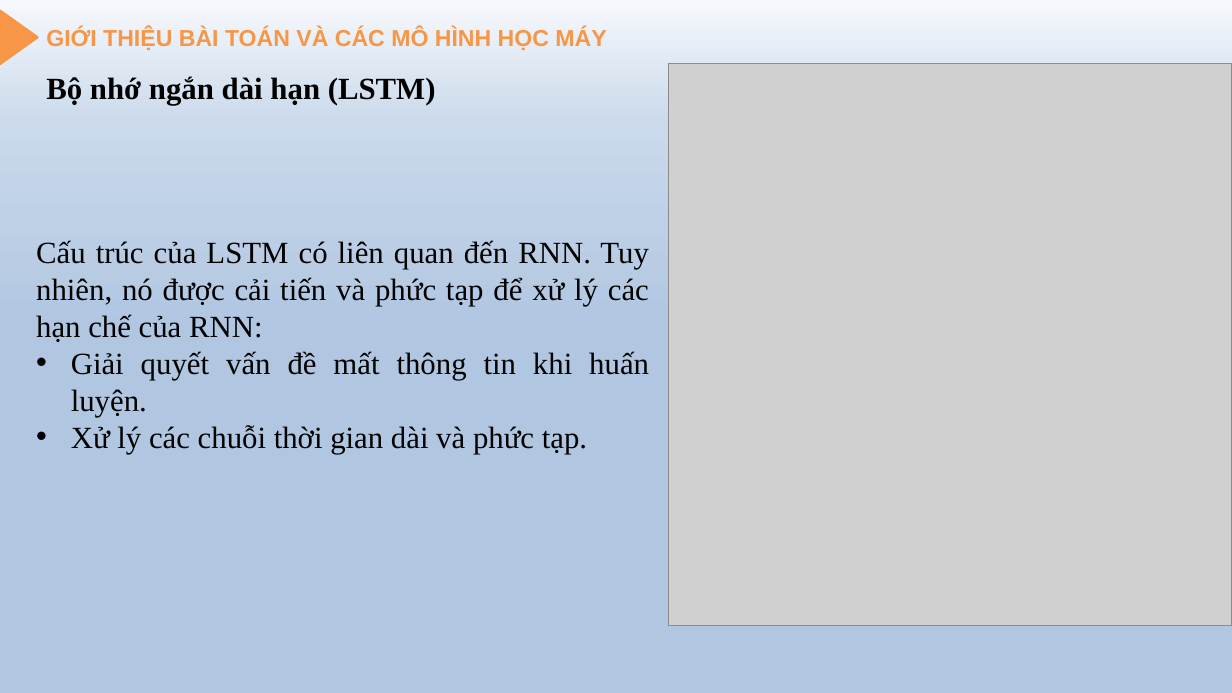
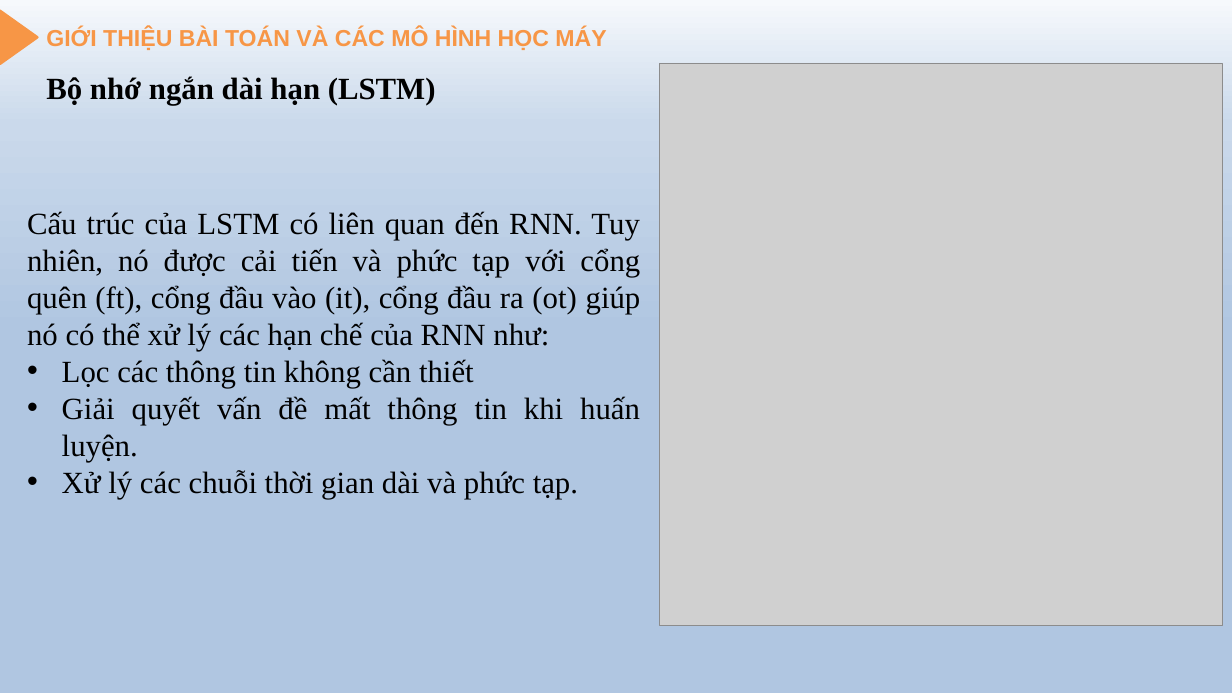
Before and after one commit to tintran2211-dev/Scientific-research, a slide deck: slide 10 of 60PM2_1851171644_TranCongTin/Code_60PM2_1871171644_TranCongTin/Slide.pptx. Drawn at 1232x693 pixels with LibreOffice and Linux fonts; fonts in the diff are those of the drawing; grey boxes stand for pictures; background and template pictures are left out. Boxes give left, top, right and bottom in pixels: in the first picture for what was removed or moved away, otherwise in the second. Text is boxed around its words. In the diff, an @@ line names an element or a change of style, - is before the commit and + after.

```diff
--- a/60PM2_1851171644_TranCongTin/Code_60PM2_1871171644_TranCongTin/Slide.pptx
+++ b/60PM2_1851171644_TranCongTin/Code_60PM2_1871171644_TranCongTin/Slide.pptx
@@ picture: place and size @@
-picture at [669, 64, 1232, 626]
+picture at [660, 64, 1223, 626]
@@ text "Cấu trúc của LSTM có ...": place and size @@
-text "Cấu trúc của LSTM có ..." at [36, 240, 649, 454]
+text "Cấu trúc của LSTM có ..." at [27, 211, 641, 499]
@@ text at [27, 211, 641, 388]: text changed @@
-Cấu trúc của LSTM có liên quan đến RNN. Tuy nhiên, nó được cải tiến và phức tạp để xử lý các hạn chế của RNN:
+Cấu trúc của LSTM có liên quan đến RNN. Tuy nhiên, nó được cải tiến và phức tạp với cổng quên (ft), cổng đầu vào (it), cổng đầu ra (ot) giúp nó có thể xử lý các hạn chế của RNN như:
+• Lọc các thông tin không cần thiết
```
Also in this commit, not shown: 19 other slides changed, 1 slide removed, 3 other files.
